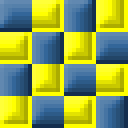
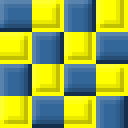
Two versions of the same layered image (128 x 128). Layer-by-layer changes:
pixels changed over [0, 0, 128, 128] (layer not identified)
